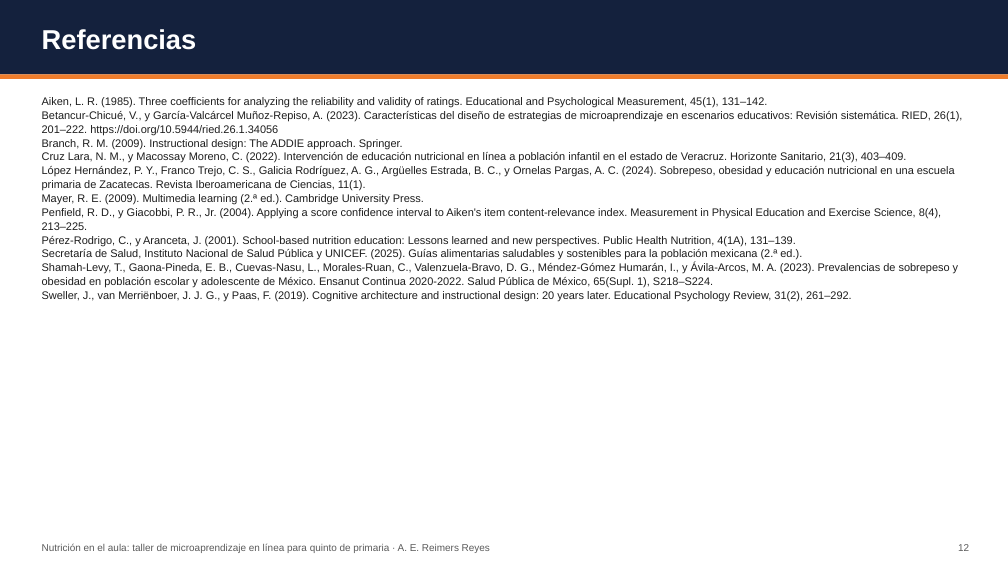
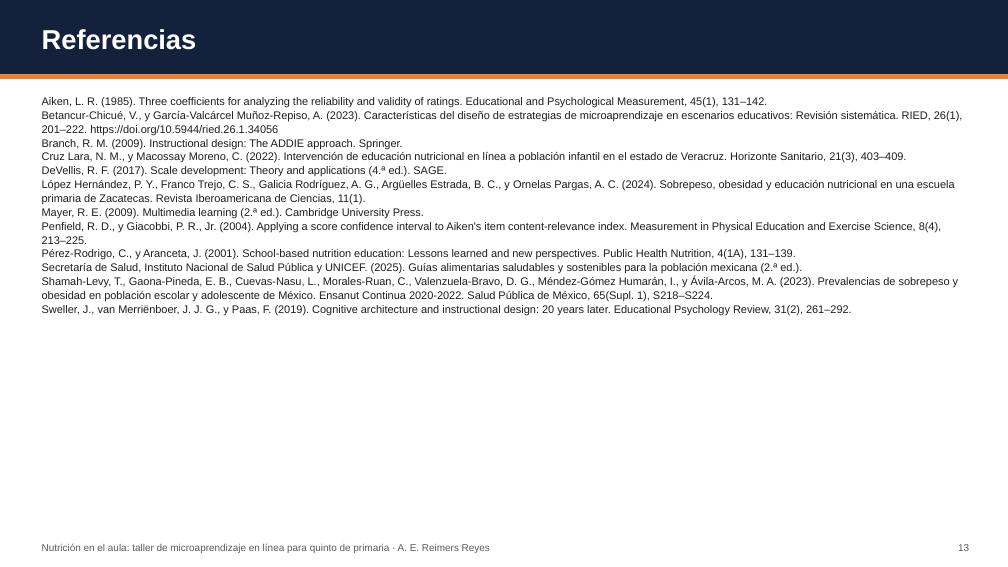
Before and after one commit to dreimers178/Finanzas, a slide deck: slide 13 of protocolo-MTIE/actividad4/Actividad4_Presentacion_avances_Reimers.pptx (slide 12 before the commit). Drawn at 1008x567 pixels with LibreOffice and Linux fonts; fonts in the diff are those of the drawing. Boxes give left, top, right and bottom in pixels: in the first picture for what was removed or moved away, otherwise in the second. Text is boxed around its words. In the diff, an @@ line names an element or a change of style, - is before the commit and + after.

```diff
--- a/protocolo-MTIE/actividad4/Actividad4_Presentacion_avances_Reimers.pptx
+++ b/protocolo-MTIE/actividad4/Actividad4_Presentacion_avances_Reimers.pptx
@@ text at [42, 166, 446, 177]: paragraph added @@
+DeVellis, R. F. (2017). Scale development: Theory and applications (4.ª ed.). SAGE.
```
Also in this commit, not shown: 4 other slides changed, 1 slide added, 2 other files.
